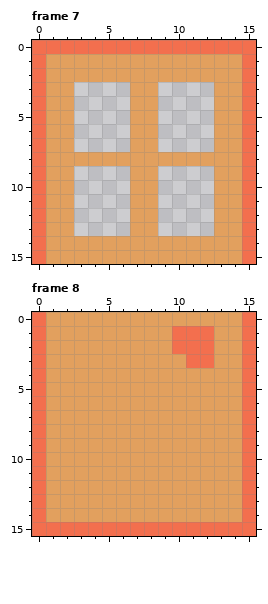
A pixel-art file gets an edit: blocks.aseprite. Above is the file before it was changed.
16x16 pixels, 14 frames. Shown: frame 7, frame 8. The commit also changed other frames, which this record leaves out.
Now the later version:
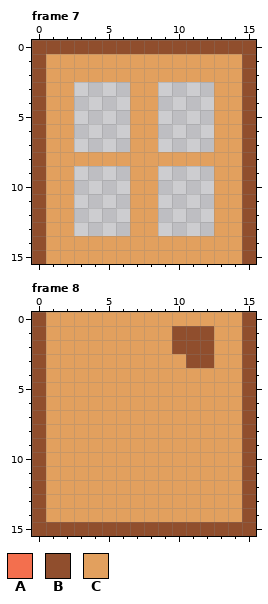
Palette (. is transparent): A #f36f4e  B #904e2d  C #e2a05e
The edit:
--- frame 7
@@ x 0..15 @@
- 0 AAAAAAAAAAAAAAAA
- 1 ACCCCCCCCCCCCCCA
- 2 ACCCCCCCCCCCCCCA
- 3 ACC....CC....CCA
- 4 ACC....CC....CCA
- 5 ACC....CC....CCA
- 6 ACC....CC....CCA
- 7 ACC....CC....CCA
- 8 ACCCCCCCCCCCCCCA
- 9 ACC....CC....CCA
-10 ACC....CC....CCA
-11 ACC....CC....CCA
-12 ACC....CC....CCA
-13 ACC....CC....CCA
-14 ACCCCCCCCCCCCCCA
-15 ACCCCCCCCCCCCCCA
+ 0 BBBBBBBBBBBBBBBB
+ 1 BCCCCCCCCCCCCCCB
+ 2 BCCCCCCCCCCCCCCB
+ 3 BCC....CC....CCB
+ 4 BCC....CC....CCB
+ 5 BCC....CC....CCB
+ 6 BCC....CC....CCB
+ 7 BCC....CC....CCB
+ 8 BCCCCCCCCCCCCCCB
+ 9 BCC....CC....CCB
+10 BCC....CC....CCB
+11 BCC....CC....CCB
+12 BCC....CC....CCB
+13 BCC....CC....CCB
+14 BCCCCCCCCCCCCCCB
+15 BCCCCCCCCCCCCCCB
--- frame 8
@@ x 0..15 @@
- 0 ACCCCCCCCCCCCCCA
- 1 ACCCCCCCCCAAACCA
- 2 ACCCCCCCCCAAACCA
- 3 ACCCCCCCCCCAACCA
- 4 ACCCCCCCCCCCCCCA
- 5 ACCCCCCCCCCCCCCA
- 6 ACCCCCCCCCCCCCCA
- 7 ACCCCCCCCCCCCCCA
- 8 ACCCCCCCCCCCCCCA
- 9 ACCCCCCCCCCCCCCA
-10 ACCCCCCCCCCCCCCA
-11 ACCCCCCCCCCCCCCA
-12 ACCCCCCCCCCCCCCA
-13 ACCCCCCCCCCCCCCA
-14 ACCCCCCCCCCCCCCA
-15 AAAAAAAAAAAAAAAA
+ 0 BCCCCCCCCCCCCCCB
+ 1 BCCCCCCCCCBBBCCB
+ 2 BCCCCCCCCCBBBCCB
+ 3 BCCCCCCCCCCBBCCB
+ 4 BCCCCCCCCCCCCCCB
+ 5 BCCCCCCCCCCCCCCB
+ 6 BCCCCCCCCCCCCCCB
+ 7 BCCCCCCCCCCCCCCB
+ 8 BCCCCCCCCCCCCCCB
+ 9 BCCCCCCCCCCCCCCB
+10 BCCCCCCCCCCCCCCB
+11 BCCCCCCCCCCCCCCB
+12 BCCCCCCCCCCCCCCB
+13 BCCCCCCCCCCCCCCB
+14 BCCCCCCCCCCCCCCB
+15 BBBBBBBBBBBBBBBB
